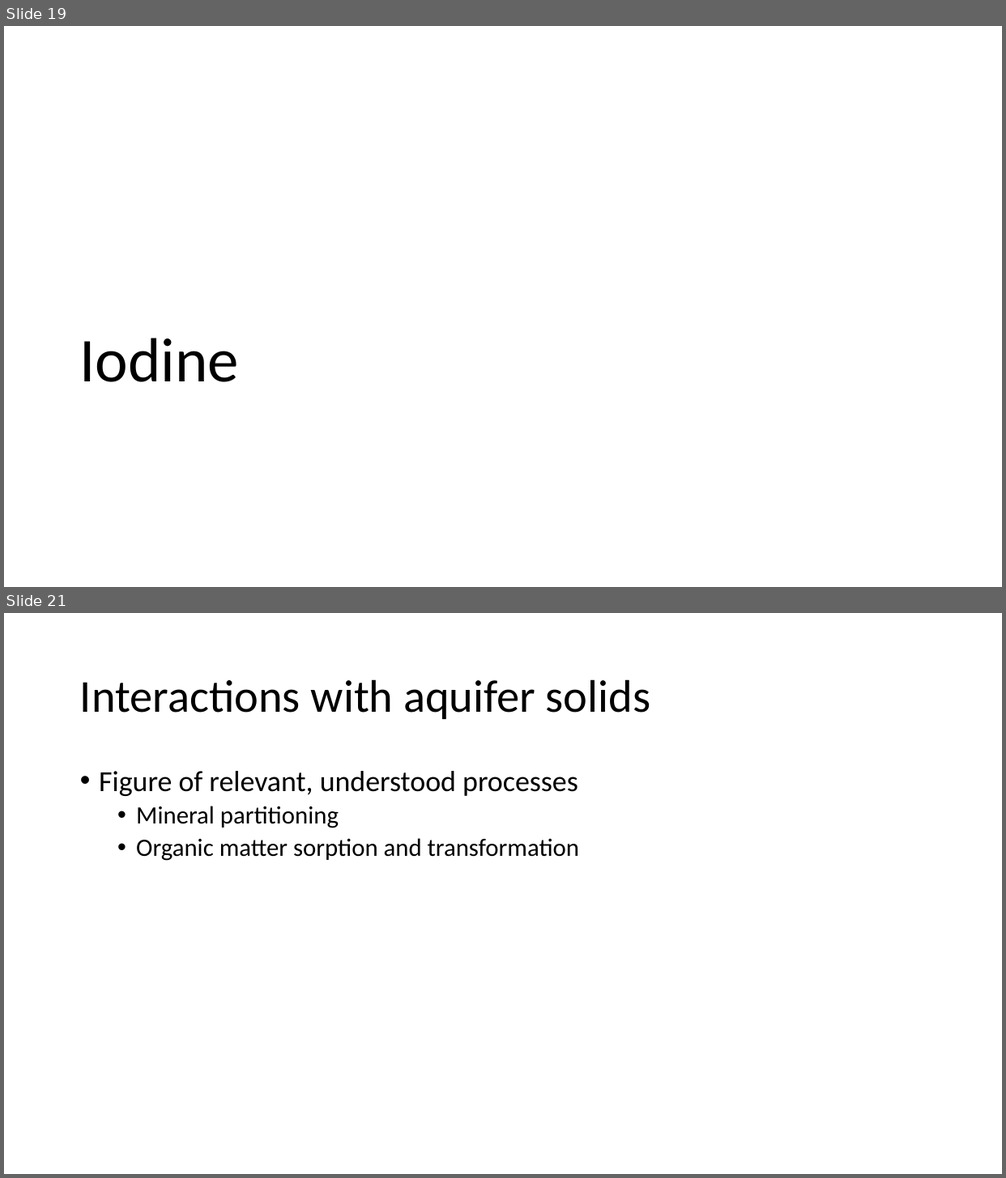
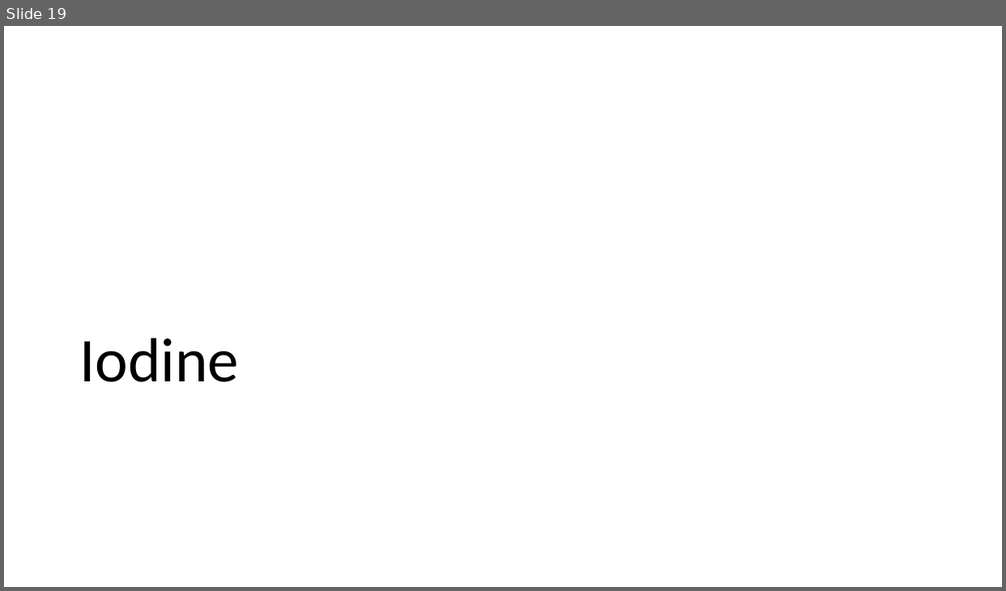
Before and after one commit to machen/Thesis-Proposal, a slide deck: Presentation.pptx. Shown one above the other, each under a label of ours: slides 19 and 21 before the commit, slide 19 after it; the slides between them are not shown. The pictures are 1006x1178 and 1006x591 pixels, drawn with LibreOffice and Linux fonts; fonts in the diff are those of the drawing. Boxes give left, top, right and bottom in pixels: in the first picture for what was removed or moved away, otherwise in the second. Text is boxed around its words. In the diff, an @@ line names an element or a change of style, - is before the commit and + after.

```diff
--- a/Presentation.pptx
+++ b/Presentation.pptx
@@ slide 21 removed at <box>4,613,1002,1174</box>, background #FFFFFF @@
@@ title removed at <box>80,679,650,719</box> @@
-Interactions with aquifer solids
@@ text removed at <box>99,771,579,861</box> @@
-• Figure of relevant, understood processes
-  • Mineral partitioning
-  • Organic matter sorption and transformation
```
Also in this commit, not shown: 10 slides changed, 11 slides added, 4 other slides removed, 10 other files.
